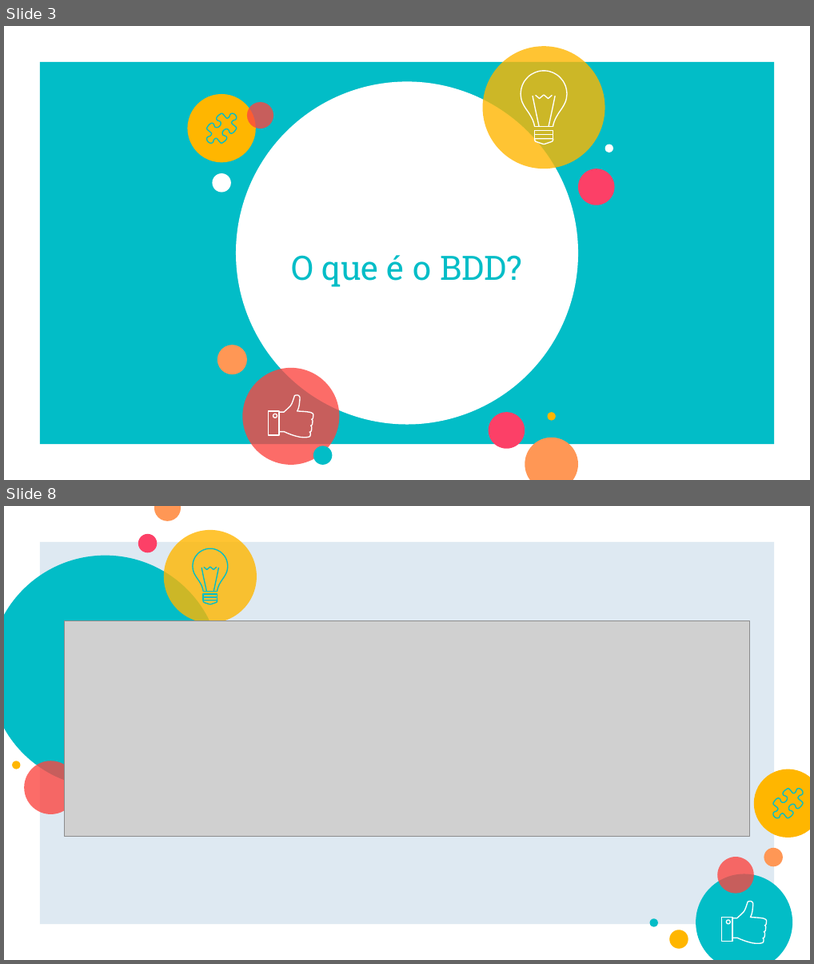
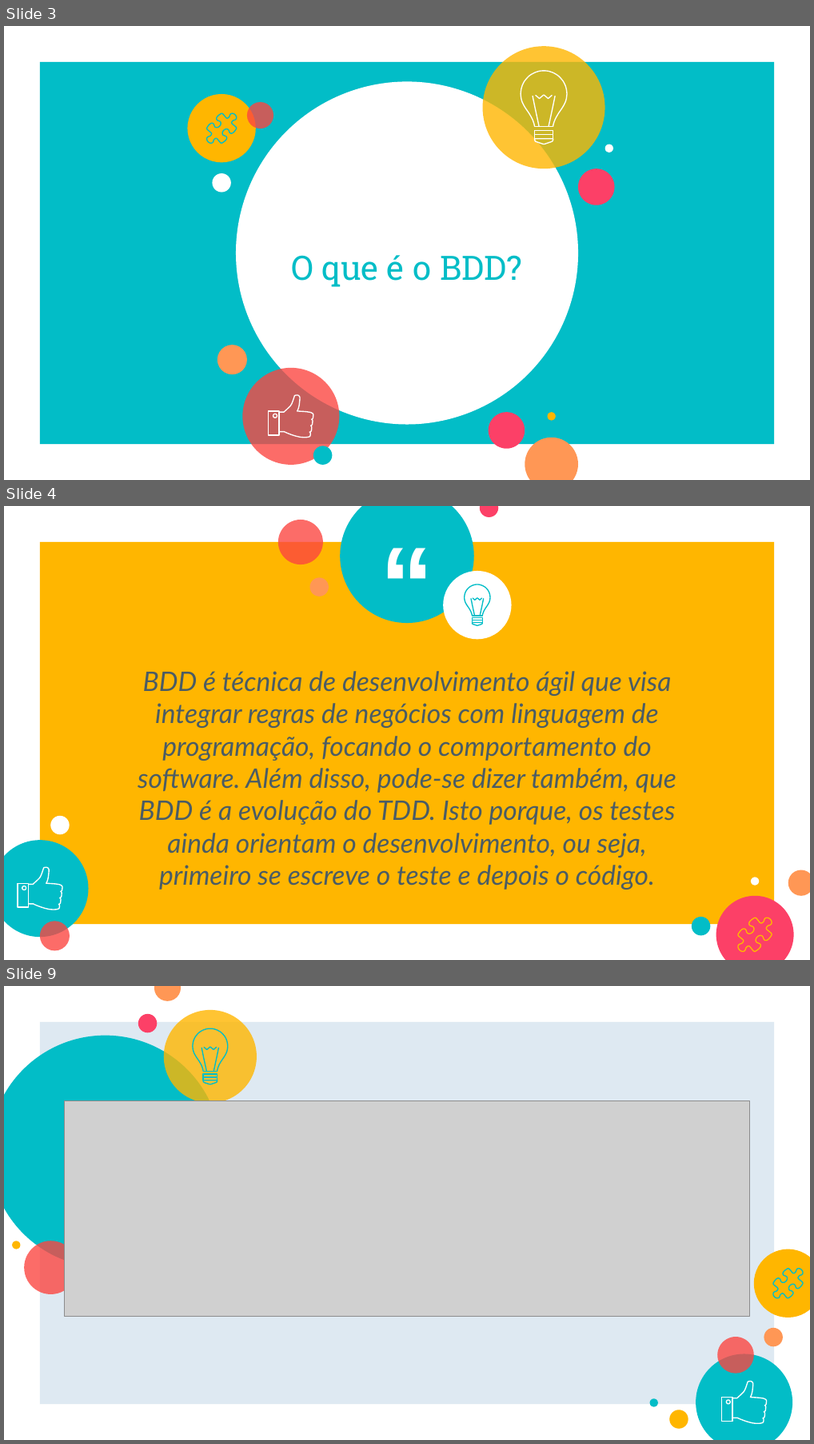
Before and after one commit to fga-eps-mds/A-Disciplina-MDS-EPS, a slide deck: MDS_Material/BDD/Apresentação-MDS-BDD.pptx. Shown one above the other, each under a label of ours: slides 3 and 8 before the commit, slides 3, 4 and 9 after it; the slides between them are not shown. The pictures are 814x964 and 814x1444 pixels, drawn with LibreOffice and Linux fonts; fonts in the diff are those of the drawing; grey boxes stand for pictures. Boxes give left, top, right and bottom in pixels: in the first picture for what was removed or moved away, otherwise in the second. Text is boxed around its words. In the diff, an @@ line names an element or a change of style, - is before the commit and + after.

```diff
--- a/MDS_Material/BDD/Apresentação-MDS-BDD.pptx
+++ b/MDS_Material/BDD/Apresentação-MDS-BDD.pptx
@@ slide 4 added at (4, 506, 810, 960), background #FFFFFF @@
@@ ellipse added at (278, 520, 323, 565), fill #FC4540 at 79% opacity @@
@@ text added at (321, 507, 494, 564), 96 pt, text #FFFFFF, bold @@
+“
@@ ellipse added at (340, 506, 474, 623), fill #02BDC7 @@
@@ ellipse added at (480, 506, 498, 517), fill #FC4067 @@
@@ rectangle added at (40, 542, 775, 924), fill #FFB600 @@
@@ ellipse added at (443, 571, 512, 639), fill #FFFFFF @@
@@ ellipse added at (310, 578, 328, 596), fill #FF9755 @@
@@ group added at (465, 584, 490, 625): 8 freeform shapes @@
@@ text added at (138, 671, 677, 889), 24 pt, text #4A5C65, italic @@
+BDD é técnica de desenvolvimento ágil que visa integrar regras de negócios com linguagem de programação, focando o comportamento do software. Além disso, pode-se dizer também, que BDD é a evolução do TDD. Isto porque, os testes ainda orientam o desenvolvimento, ou seja, primeiro se escreve o teste e depois o código.
@@ ellipse added at (50, 816, 70, 834), fill #FFFFFF @@
@@ ellipse added at (4, 840, 89, 936), fill #02BDC7 @@
@@ freeform shape added at (18, 884, 28, 908), outline #FFFFFF 0.96 pt @@
@@ freeform shape added at (29, 868, 62, 909), outline #FFFFFF 0.96 pt @@
@@ ellipse added at (751, 877, 759, 885), fill #FFFFFF @@
@@ ellipse added at (789, 870, 810, 896), fill #FF9755 @@
@@ ellipse added at (717, 896, 794, 960), fill #FC4067 @@
@@ ellipse added at (40, 920, 70, 950), fill #FC4540 at 79% opacity @@
@@ ellipse added at (692, 916, 710, 935), fill #02BDC7 @@
@@ freeform shape added at (738, 917, 773, 951), outline #FFB600 0.96 pt @@
@@ what was slide 8 is now slide 9 @@
```
Also in this commit, not shown: 5 slides changed, 3 other slides added.
